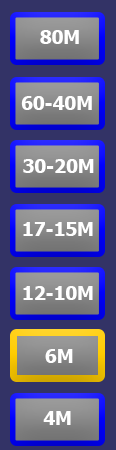
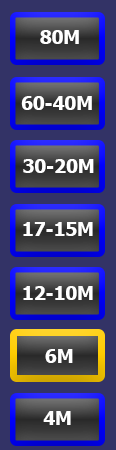
Layered file, before and after one edit (116x450). Changes by layer:
painted on "Button7" over [15, 398, 99, 441]
painted on "Button6" over [17, 336, 98, 375]
painted on "Button5" over [15, 272, 99, 315]
painted on "Button4" over [15, 209, 99, 252]
painted on "Button3" over [15, 145, 99, 188]
painted on "Button2" over [15, 82, 99, 125]
painted on "Button1" over [15, 17, 99, 60]